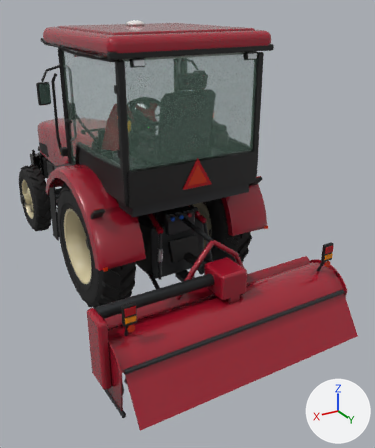
Before and after pictures for a commit that changed the glTF model tools/tractor/tractor_yt.glb.
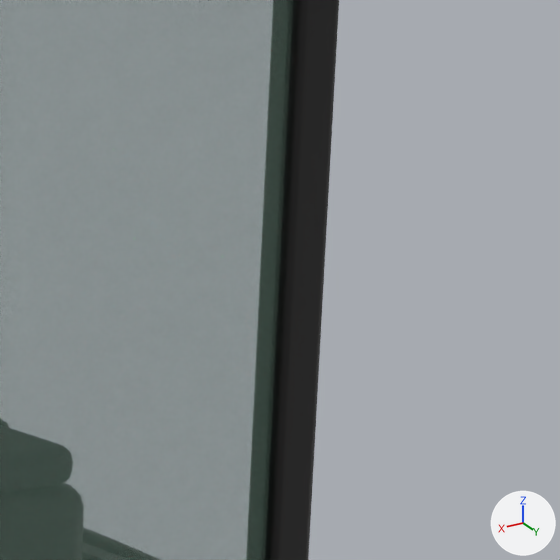
The first picture shows the older version from a 50 mm lens placed at (2.27, 4.48, 2.86), pointed at (-0.41, 0.02, 0.63). The close-ups show the older and then the newer version on the part from 58% to 78% of the width and 14% to 31% of the height of that picture. Only the edits that show in the close-ups are written down. Lighting does not change. The marker at lower right points along +X, +Y and +Z. Where no turn or scale is listed for an object, it has been applied to the vertices. Vertices at exactly the same position are counted once.

Objects in the first close-up: 'Body', 'Glass'.
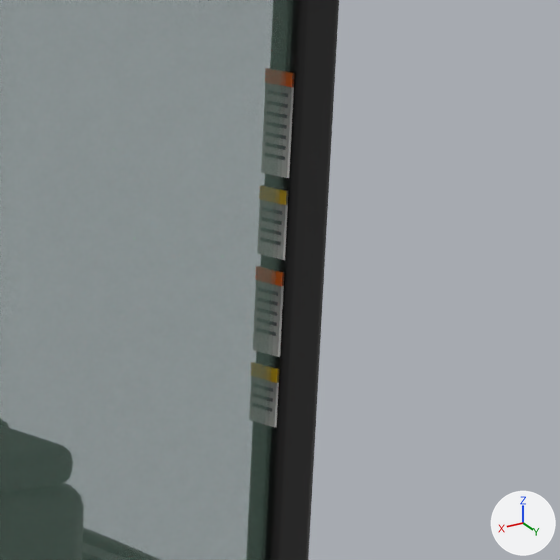
Where the change shows, as pixel boxes [x1, y1, x2, y2] in the close-ups (560 x 560 px):
'Interior', reshaped (not visible before): after [269, 72, 294, 427]
part 1 of me_interior, added: after [269, 369, 279, 427]
part 2 of me_interior, added: after [271, 368, 279, 383]
part 3 of me_interior, added: after [281, 72, 294, 178]
part 4 of me_interior, added: after [277, 190, 288, 260]
part 5 of me_interior, added: after [272, 271, 284, 357]

Patch to the scene script:
```diff
--- a/tools/tractor/tractor_yt.glb.py
+++ b/tools/tractor/tractor_yt.glb.py
@@ mat_pet @@
+mat_pet = bpy.data.materials.new('pet')
+# nodes: BsdfPrincipled, Math, Mix, OutputMaterial, VertexColor
+# colours: white #e4eef2, mixed with the vertex colours
@@ mat_tea @@
+mat_tea = bpy.data.materials.new('tea')
+# nodes: BsdfPrincipled, Math, Mix, OutputMaterial, VertexColor
+# colours: yellow #b8a24a, mixed with the vertex colours
@@ me_interior @@
 # used by ob_interior; location = (0.0, 0.0, 0.0)
-me_interior.from_pydata(...)  # 11363 vertices, 21022 faces; spans x -0.656..0.656, y -0.6..0.82, z 1.3..2.473
+me_interior.from_pydata(...)  # 11765 vertices, 21674 faces; spans x -0.656..0.656, y -0.6..0.835, z 1.3..2.473
+# me_interior part 1: a new loose piece, a box spanning x -0.6135..-0.6105, y 0.785..0.835, z 1.865..1.935, in mat_white
+# me_interior part 2: a new loose piece, a box spanning x -0.6135..-0.6095, y 0.785..0.835, z 1.919..1.935, in mat_yellow
+# me_interior part 3: a new loose piece of 14 vertices spanning x -0.613..-0.61, y 0.785..0.835, z 2.16..2.28
+# me_interior part 4: a new loose piece of 14 vertices spanning x -0.613..-0.61, y 0.785..0.835, z 2.065..2.145
+# me_interior part 5: a new loose piece of 14 vertices spanning x -0.613..-0.61, y 0.785..0.835, z 1.95..2.05
+# other edits to the shape of me_interior do not show in these pictures
 me_interior.materials.append(mat_trim)
@@ me_interior @@
 me_interior.materials.append(mat_visor)
+me_interior.materials.append(mat_tea)
+me_interior.materials.append(mat_pet)
```
